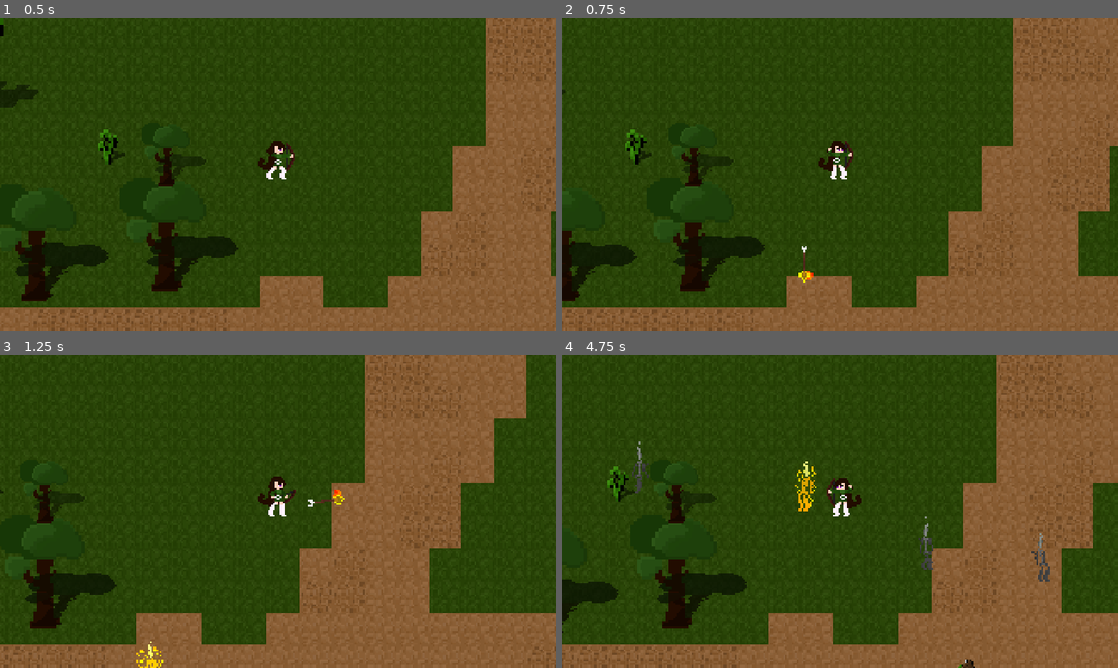
Above: before the commit, frames 1-4 (two rows, left to right).
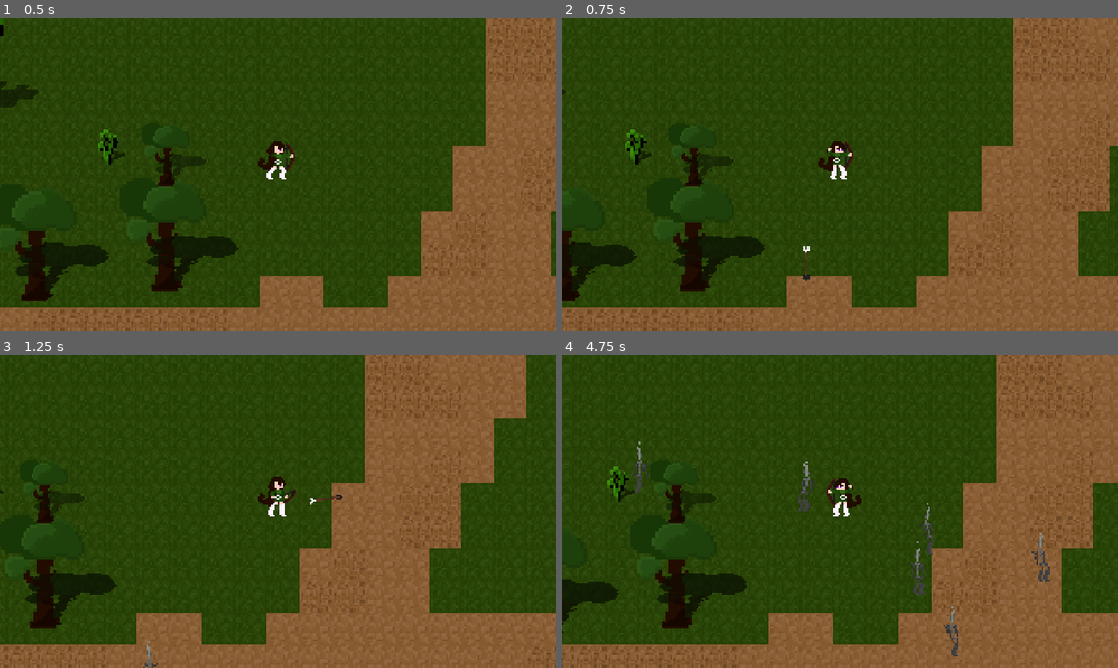
Above: after the commit, the same moments.

Repository: VentsislavPeev/gamejam-2026
Game: Godot game, scene res://src/levels/survivor_game.tscn
Two runs of this game, one before a commit and one after it. Both use one fixed random seed, a clock stepped at 60 frames per second and the inputs below.
Inputs (mouse positions are in pixels of both pictures, inside the frame that each line leads up to):
- Up to frame 1 (0.5 s): no input
- Up to frame 2 (0.75 s): tap Enter at 0.5 s; move the mouse to (962, 158) at 0.52 s; hold D (move_right) from 0.53 s (still down)
- Up to frame 3 (1.25 s): keep holding D (move_right)
- Up to frame 4 (4.75 s): move the mouse to (728, 527) at 1.27 s; release D (move_right) at 1.28 s; hold S (move_down) 1.28-2.03 s; move the mouse to (895, 442) at 2.02 s; hold D (move_right) 2.03-2.78 s; move the mouse to (812, 574) at 2.77 s; hold W (move_up) 2.78-3.53 s; move the mouse to (1006, 558) at 3.52 s; hold A (move_left) from 3.53 s (still down); move the mouse to (673, 464) at 4.27 s

Frame 1 is identical in both runs. In frame 2, 0.1% of the frame differs, in the area x 42-46%, y 72-85%; in frame 3, 0.3%; in frame 4, 0.8%, in the area x 41-75%, y 34-100%.

Commit message:
Mask Pickup (#10)
* burning and earth effect

* taking damage

* minor fixes

* added two arrow animations

* mask drops

* updates

* mask pickup and use

Diff:
--- a/src/actors/enemy.gd
+++ b/src/actors/enemy.gd
@@ -9,7 +9,7 @@
 
 @onready var enemy_kill = $AnimatedSprite2D/EnemyKill
 @onready var burning_enemy = $AnimatedSprite2D/BurnEnemy
-const DROP_CHANCE: float = 0.1
+const DROP_CHANCE: float = 0.8
 
 func _physics_process(delta: float):
 	var direction = global_position.direction_to(player.global_position)
@@ -34,7 +34,6 @@
 		take_dmg()
 		await get_tree().create_timer(tick).timeout
 		elapsed += tick
-
 	dot_active = false
 
 func take_dmg(amount: int = 1):
@@ -42,7 +41,7 @@
 	die()
 
 func die():
-	if health == 0:
+	if health <= 0:
 		#enemy_kill
 		enemy_kill.play()
 		animated_sprite.play('death')
--- a/src/actors/item.gd
+++ b/src/actors/item.gd
@@ -12,9 +12,8 @@
 	$Sprite2D.texture = textures[item_type]
 
 func _on_body_entered(body):
-	if item_type == 0:
-		body.on_item_pickup()
-	elif item_type == 1:
-		pass
-	elif item_type == 2:
-		pass
+	if item_type == 0 && body.has_method("on_item_pickup"):
+		body.on_item_pickup(0)
+	elif item_type == 1 && body.has_method("on_item_pickup"):
+		body.on_item_pickup(1)
+	queue_free()
--- a/src/actors/player.gd
+++ b/src/actors/player.gd
@@ -3,9 +3,14 @@
 @onready var animated_sprite = $AnimatedSprite2D
 var health = 100
 
-var earth_mask = false;
-var fire_mask = true;
+var mask_stack: Array = []
+var earth_mask = true;
+var fire_mask = false;
 var lightning_mask = false;
+
+func _ready():
+	mask_stack.append(-1)
+	mask_stack.append(-1)
 
 func _physics_process(delta: float):
 	var direction = Input.get_vector("move_left","move_right","move_up","move_down")
@@ -22,17 +27,36 @@
 		if health <= 0.0:
 			print("DIED")
 
-	if earth_mask:
-		keep_max_health()
+func on_item_pickup(value: int):
+	if mask_stack[0] != -1:
+		mask_stack[1] = value
+		$ItemDuration2.start()
 
-func keep_max_health():
-	if health > 100:
-		health = 100
+	elif mask_stack[1] != -1:
+		mask_stack[0] = value
+		$ItemDuration.start()
 
-func on_item_pickup():
-	$ItemDuration.start()
+	elif mask_stack[0] != -1 and mask_stack[1] != -1:
+		if(mask_stack[0].value.wait_time >= mask_stack[1].value.wait_time):
+			mask_stack[1] = value
+			$ItemDuration2.start()
+		else:
+			mask_stack[0] = value
+			$ItemDuration.start()
+
+	else:
+		mask_stack[0] = value
+		$ItemDuration.start()
+
+
 	# make the buffs, change speed, make speed constant in the
 	# player script for easier change, add defense, etc
 
-func _on_item_duration_timeout() -> void:
-	pass # remove buffs
+
+func _on_timer_timeout() -> void:
+	mask_stack[0] = -1
+	print("POPPED")
+
+
+func _on_item_duration_2_timeout() -> void:
+	mask_stack[1] = -1
--- a/src/actors/player.tscn
+++ b/src/actors/player.tscn
@@ -4,9 +4,6 @@
 [ext_resource type="Texture2D" uid="uid://djhef1csd7f6w" path="res://assets/sprites/mc_walk_anim.png" id="2_foe4e"]
 [ext_resource type="Texture2D" uid="uid://c2j48yydjuv8o" path="res://assets/sprites/mc_bow_anim.png" id="2_xk21n"]
 [ext_resource type="PackedScene" uid="uid://bbo7hwjyvwya4" path="res://src/actors/weapon.tscn" id="3_foe4e"]
-[ext_resource type="AudioStream" uid="uid://blbu451fx1nth" path="res://audio/sfx/fs_dirt_1.wav" id="5_d8py6"]
-[ext_resource type="AudioStream" uid="uid://bygdhq6ctxhfo" path="res://audio/sfx/fs_dirt_2.wav" id="6_l3h4q"]
-[ext_resource type="AudioStream" uid="uid://bqtqompro81c6" path="res://audio/sfx/fs_dirt_3.wav" id="7_urqtb"]
 
 [sub_resource type="AtlasTexture" id="AtlasTexture_l3h4q"]
 atlas = ExtResource("2_xk21n")
@@ -15,94 +12,6 @@
 [sub_resource type="AtlasTexture" id="AtlasTexture_urqtb"]
 atlas = ExtResource("2_xk21n")
 region = Rect2(0, 32, 32, 32)
-
-[sub_resource type="AtlasTexture" id="AtlasTexture_wqefw"]
-atlas = ExtResource("2_xk21n")
-region = Rect2(0, 64, 32, 32)
-
-[sub_resource type="AtlasTexture" id="AtlasTexture_8bs0b"]
-atlas = ExtResource("2_xk21n")
-region = Rect2(0, 96, 32, 32)
-
-[sub_resource type="AtlasTexture" id="AtlasTexture_uticr"]
-atlas = ExtResource("2_xk21n")
-region = Rect2(0, 128, 32, 32)
-
-[sub_resource type="AtlasTexture" id="AtlasTexture_qnob4"]
-atlas = ExtResource("2_xk21n")
-region = Rect2(0, 160, 32, 32)
-
-[sub_resource type="AtlasTexture" id="AtlasTexture_xk21n"]
-atlas = ExtResource("2_foe4e")
-region = Rect2(0, 0, 32, 32)
-
-[sub_resource type="AtlasTexture" id="AtlasTexture_1oxso"]
-atlas = ExtResource("2_foe4e")
-region = Rect2(0, 32, 32, 32)
-
-[sub_resource type="AtlasTexture" id="AtlasTexture_1e0ww"]
-atlas = ExtResource("2_foe4e")
-region = Rect2(0, 64, 32, 32)
-
-[sub_resource type="AtlasTexture" id="AtlasTexture_d8py6"]
-atlas = ExtResource("2_foe4e")
-region = Rect2(0, 96, 32, 32)
-
-[sub_resource type="SpriteFrames" id="SpriteFrames_l3h4q"]
-animations = [{
-"frames": [{
-"duration": 1.0,
-"texture": SubResource("AtlasTexture_l3h4q")
-}, {
-"duration": 1.0,
-"texture": SubResource("AtlasTexture_urqtb")
-}, {
-"duration": 1.0,
-"texture": SubResource("AtlasTexture_wqefw")
-}, {
-"duration": 1.0,
-"texture": SubResource("AtlasTexture_8bs0b")
-}, {
-"duration": 1.0,
-"texture": SubResource("AtlasTexture_uticr")
-}, {
-"duration": 1.0,
-"texture": SubResource("AtlasTexture_qnob4")
-}],
-"loop": true,
-"name": &"shoot",
-"speed": 15.0
-}, {
-"frames": [{
-"duration": 1.0,
-"texture": SubResource("AtlasTexture_xk21n")
-}, {
-"duration": 1.0,
-"texture": SubResource("AtlasTexture_1oxso")
-}, {
-"duration": 1.0,
-"texture": SubResource("AtlasTexture_1e0ww")
-}, {
-"duration": 1.0,
-"texture": SubResource("AtlasTexture_d8py6")
-}],
-"loop": true,
-"name": &"walk",
-"speed": 8.0
-}]
-
-[sub_resource type="CircleShape2D" id="CircleShape2D_urqtb"]
-radius = 31.0
-
-[sub_resource type="CircleShape2D" id="CircleShape2D_foe4e"]
-radius = 34.0147
-
-[sub_resource type="AudioStreamRandomizer" id="AudioStreamRandomizer_wqefw"]
-playback_mode = 2
-streams_count = 3
-stream_0/stream = ExtResource("5_d8py6")
-stream_1/stream = ExtResource("6_l3h4q")
-stream_2/stream = ExtResource("7_urqtb")
 
 [sub_resource type="AtlasTexture" id="AtlasTexture_wqefw"]
 atlas = ExtResource("2_xk21n")
@@ -216,6 +125,13 @@
 shape = SubResource("CircleShape2D_foe4e")
 debug_color = Color(0.9969434, 0, 0.18584156, 0.41960785)
 
-[node name="ItemDuration" type="Timer" parent="." unique_id=1578621819]
+[node name="ItemDuration" type="Timer" parent="." unique_id=1528901738]
+wait_time = 5.0
+one_shot = true
 
-[connection signal="timeout" from="ItemDuration" to="." method="_on_item_duration_timeout"]
+[node name="ItemDuration2" type="Timer" parent="." unique_id=1241267615]
+wait_time = 5.0
+one_shot = true
+
+[connection signal="timeout" from="ItemDuration" to="." method="_on_timer_timeout"]
+[connection signal="timeout" from="ItemDuration2" to="." method="_on_item_duration_2_timeout"]
--- a/src/actors/projectile.gd
+++ b/src/actors/projectile.gd
@@ -2,15 +2,18 @@
 
 @onready var player = get_node("/root/Game/Player")
 @onready var sprite = $AnimatedSprite2D
+@onready var projectile = $"."
 
 var travel_distance = 0
+var count_hit = 0;
 
 func _physics_process(delta: float):
-	if(player.earth_mask):
+	if(player.mask_stack.has(0) && player.mask_stack.has(1)):
+		sprite.play("normal_arrow")
+	elif(player.mask_stack.has(0)):
 		sprite.play("earth_arrow")
-	elif(player.fire_mask):
+	elif(player.mask_stack.has(1)):
 		sprite.play("fire_arrow")
-	elif(player.fire_mask && player.earth_mask):pass
 	else: sprite.play("normal_arrow")
 
 	const SPEED = 1000
@@ -22,24 +25,18 @@
 	if travel_distance > RANGE:
 		queue_free()
 
-#func earth_mask_effect():
-	#sprite.play("earth_arrow")
-#
-#func fire_mask_effect():
-	#sprite.play("fire_arrow")
-#
-#func fire_and_earth_mask():
-	#sprite.play("normal_arrow")
+func _on_body_entered(body: Node2D) -> void:
+	if !body.has_method("take_dmg"):
+		return
+	body.take_dmg()
 
-func _on_body_entered(body: Node2D) -> void:
-	queue_free()
-	if(player.earth_mask && body.has_method("take_dmg")):
-		player.health += 1;
-		print(player.health)
-		body.take_dmg()
+	if player.mask_stack.has(1):
+		body.take_fire_dmg()
 
-	elif (player.fire_mask && body.has_method("take_fire_dmg")):
-		body.take_dmg()
-		body.take_fire_dmg()
-	elif body.has_method("take_dmg"):
-		body.take_dmg()
+	if player.mask_stack.has(0):
+		print("Inside earth")
+		sprite.scale *= 0.7
+		count_hit += 1
+		if count_hit == 3:
+			queue_free()
+	else: queue_free()
